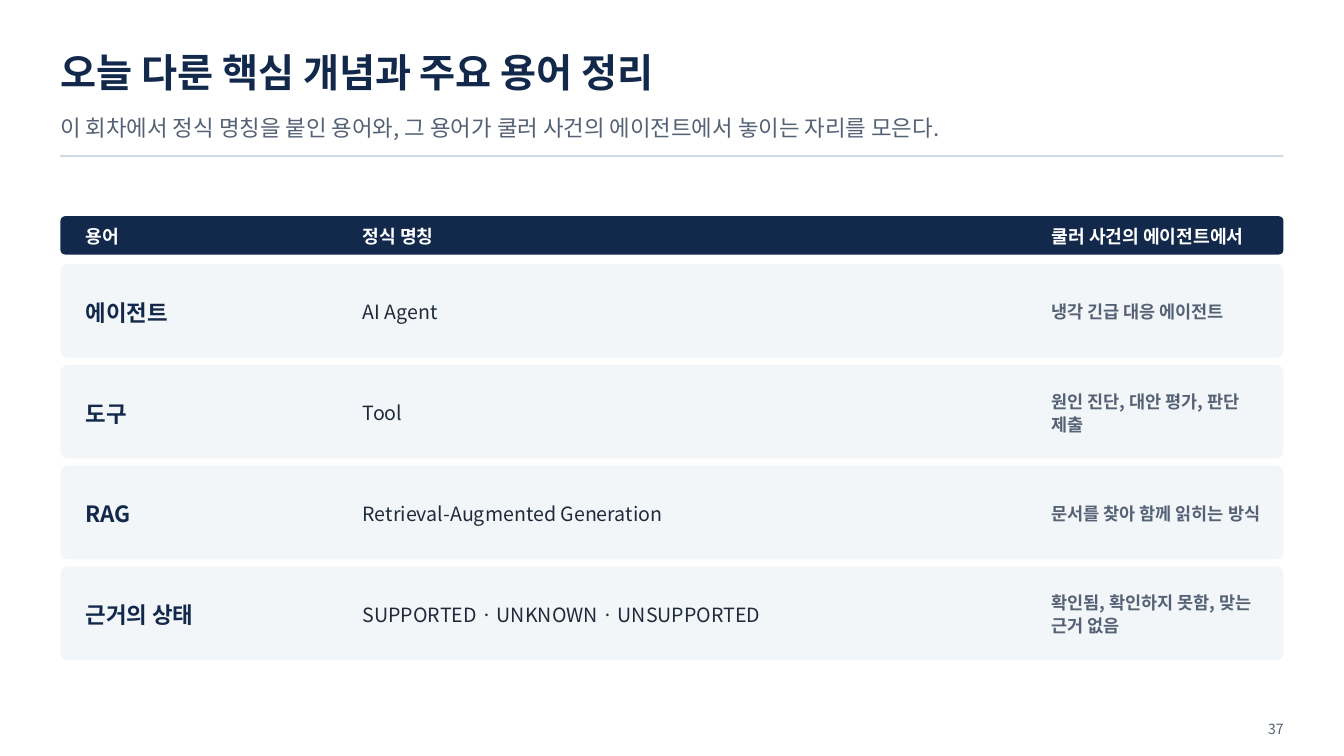
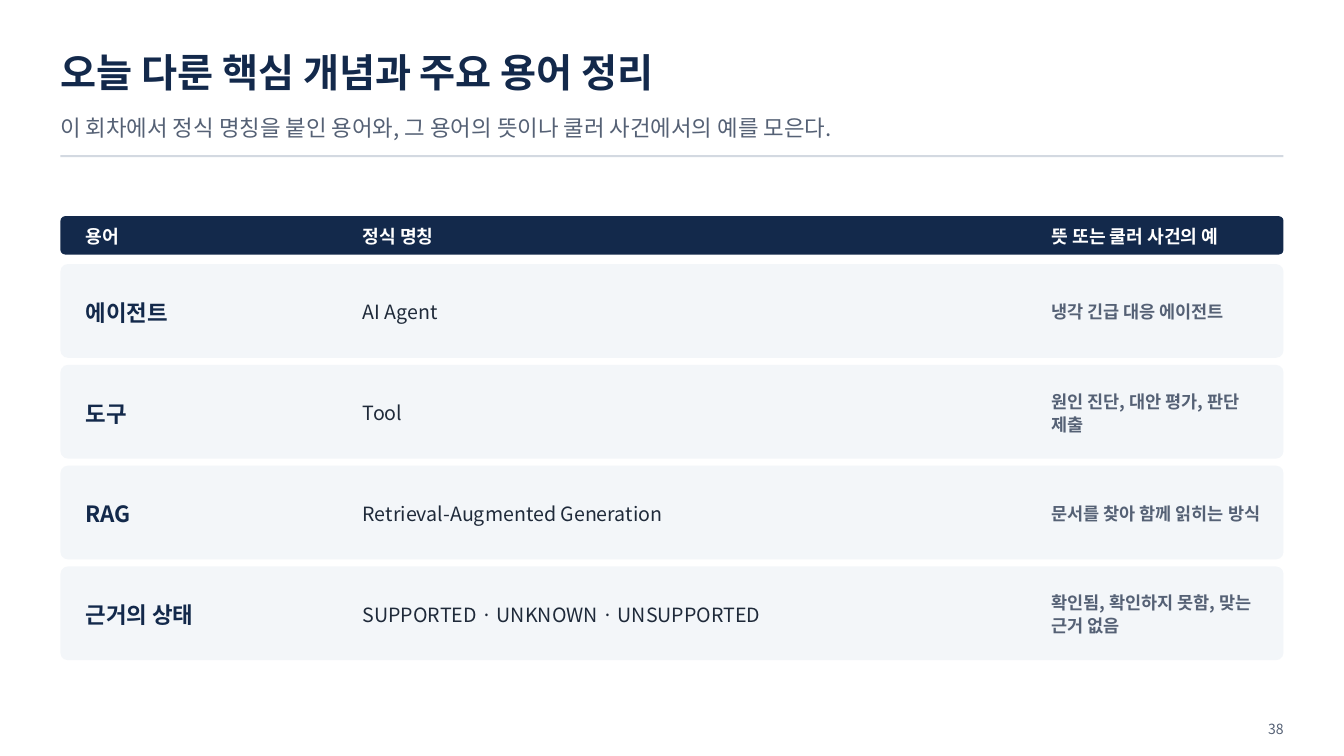
Before and after one commit to uengine-oss/hyd-iot-edu, a slide deck: slide 38 of docs/교재/통합반_오프라인/05회차/통합반_오프라인_05회차.pptx (slide 37 before the commit). Drawn at 1344x756 pixels with LibreOffice and Linux fonts; fonts in the diff are those of the drawing. Boxes give left, top, right and bottom in pixels: in the first picture for what was removed or moved away, otherwise in the second. Text is boxed around its words. In the diff, an @@ line names an element or a change of style, - is before the commit and + after.

```diff
--- a/docs/교재/통합반_오프라인/05회차/통합반_오프라인_05회차.pptx
+++ b/docs/교재/통합반_오프라인/05회차/통합반_오프라인_05회차.pptx
@@ text at bbox=[60, 117, 832, 140]: text changed @@
-이 회차에서 정식 명칭을 붙인 용어와, 그 용어가 쿨러 사건의 에이전트에서 놓이는 자리를 모은다.
+이 회차에서 정식 명칭을 붙인 용어와, 그 용어의 뜻이나 쿨러 사건에서의 예를 모은다.
@@ text at bbox=[1051, 227, 1219, 245]: text changed @@
-쿨러 사건의 에이전트에서
+뜻 또는 쿨러 사건의 예
@@ text at bbox=[1268, 723, 1284, 734]: text changed @@
-37
+38
```
Also in this commit, not shown: 11 other slides changed, 1 slide added, 28 other files.
